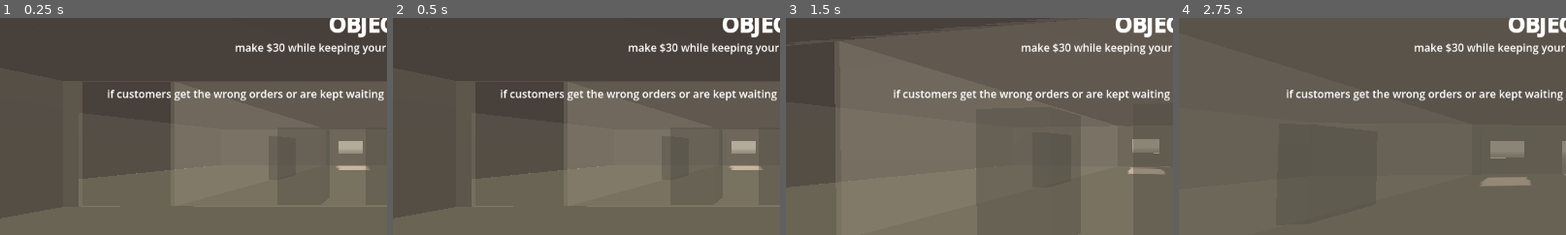
Above: before the commit, frames 1-4 (left to right).
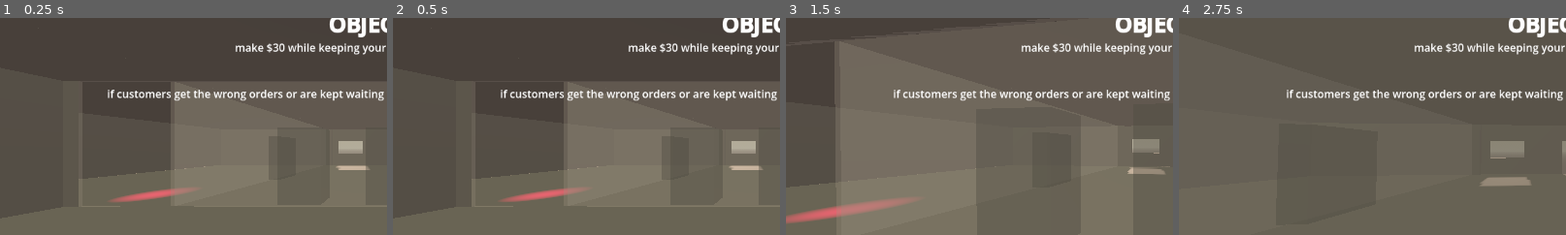
Above: after the commit, the same moments.

Repository: Sunday-Studio-Team/cafe
Game: Godot game, scene res://main.tscn
The game is run twice, just before and just after one commit, with the same random seed, the same clock (stepped at 60 frames per second) and the same inputs.
Inputs (mouse positions are % of the whole screen's width and height, from its top left):
- Up to frame 1 (0.25 s): no input
- Up to frame 2 (0.5 s): no input
- Up to frame 3 (1.5 s): tap Enter at 0.5 s; move the mouse to (55, 50) at 0.52 s; hold E (interact) 0.53-1.28 s; hold W (move_forward) from 0.53 s (still down); move the mouse to (45, 50) at 1.27 s; tap I at 1.35 s
- Up to frame 4 (2.75 s): keep holding W (move_forward); move the mouse to (52, 48) at 2.02 s; hold E (interact) from 2.03 s (still down)
The pictures show only the part of the screen within x 0-50%, y 20-70%; the shares and areas given below are measured in that part.

The runs differ from the first frame. In frame 1, 0.6% of the frame differs, in the area x 28-51%, y 78-85%; in frame 2, 0.6%; in frame 3, 1.4%, in the area x 0-34%, y 83-95%; in frame 4, nothing differs.

Commit message:
add security cam
just takes score any time it hits player for now

Diff:
--- a/godot/main.tscn
+++ b/godot/main.tscn
@@ -11,6 +11,7 @@
 [ext_resource type="AudioStream" uid="uid://dwjqoo54k3ixw" path="res://audio/points_gain.wav" id="8_4c57u"]
 [ext_resource type="Script" uid="uid://dpxjdxm2r1gkd" path="res://Minigames/minigame_controller.gd" id="10_4c57u"]
 [ext_resource type="PackedScene" uid="uid://b44y3xlpccms3" path="res://Minigames/Colors/Colors_Minigame.tscn" id="11_efxa6"]
+[ext_resource type="PackedScene" uid="uid://ctyf8qliv65c4" path="res://security_cam.tscn" id="12_dg77c"]
 
 [sub_resource type="ProceduralSkyMaterial" id="ProceduralSkyMaterial_ig7tw"]
 sky_top_color = Color(0.7058824, 0.67058825, 0.56078434, 1)
@@ -24,6 +25,7 @@
 [sub_resource type="Environment" id="Environment_h2yge"]
 background_mode = 2
 sky = SubResource("Sky_0xm2m")
+volumetric_fog_enabled = true
 
 [sub_resource type="StandardMaterial3D" id="StandardMaterial3D_ig7tw"]
 transparency = 1
@@ -343,3 +345,6 @@
 handle_input_locally = false
 size = Vector2i(552, 385)
 render_target_update_mode = 0
+
+[node name="SecurityCam" parent="." unique_id=557976636 instance=ExtResource("12_dg77c")]
+transform = Transform3D(0.92853117, 0, -0.3712544, 0, 1, 0, 0.3712544, 0, 0.92853117, -6.9470425, 2.819897, 4.209534)
--- /dev/null
+++ b/godot/security_cam.gd
@@ -0,0 +1,23 @@
+extends Node3D
+
+@export var ray: RayCast3D
+@export var rotation_amount: float = 90
+@export var rotation_time: float = 3
+@export var timer: Timer
+
+var rotate_tween: Tween
+
+
+func _ready() -> void:
+	var original_rotation = rotation_degrees
+
+	rotate_tween = create_tween().set_loops()
+	rotate_tween.tween_property(self, "rotation_degrees:y", original_rotation.y + rotation_amount, rotation_time)
+	rotate_tween.tween_property(self, "rotation_degrees:y", original_rotation.y - rotation_amount, rotation_time)
+
+
+func _physics_process(_delta: float) -> void:
+	var collider = ray.get_collider()
+	if collider == Global.player and timer.is_stopped():
+		timer.start()
+		Global.customer_score -= 5
--- /dev/null
+++ b/godot/security_cam.tscn
@@ -0,0 +1,22 @@
+[gd_scene format=3 uid="uid://ctyf8qliv65c4"]
+
+[ext_resource type="Script" uid="uid://dngdj3sgfen6c" path="res://security_cam.gd" id="1_w3jiq"]
+
+[node name="SecurityCam" type="Node3D" unique_id=557976636 node_paths=PackedStringArray("ray", "timer")]
+script = ExtResource("1_w3jiq")
+ray = NodePath("SpotLight3D/RayCast3D")
+timer = NodePath("Timer")
+
+[node name="SpotLight3D" type="SpotLight3D" parent="." unique_id=1348601655]
+transform = Transform3D(1, 0, 0, 0, 0.25881904, 0.96592575, 0, -0.96592575, 0.25881904, 0, 0, 0)
+light_color = Color(0.90588236, 0, 0.32941177, 1)
+light_energy = 10.0
+light_volumetric_fog_energy = 16.0
+spot_angle = 15.0
+
+[node name="RayCast3D" type="RayCast3D" parent="SpotLight3D" unique_id=1998490399]
+transform = Transform3D(1, 0, 0, 0, 0.7071066, 0.7071066, 0, -0.7071066, 0.7071066, 0, 0, 0)
+target_position = Vector3(0, 10, -10)
+
+[node name="Timer" type="Timer" parent="." unique_id=2144038531]
+one_shot = true
Not shown, added: godot/security_cam.gd.uid
